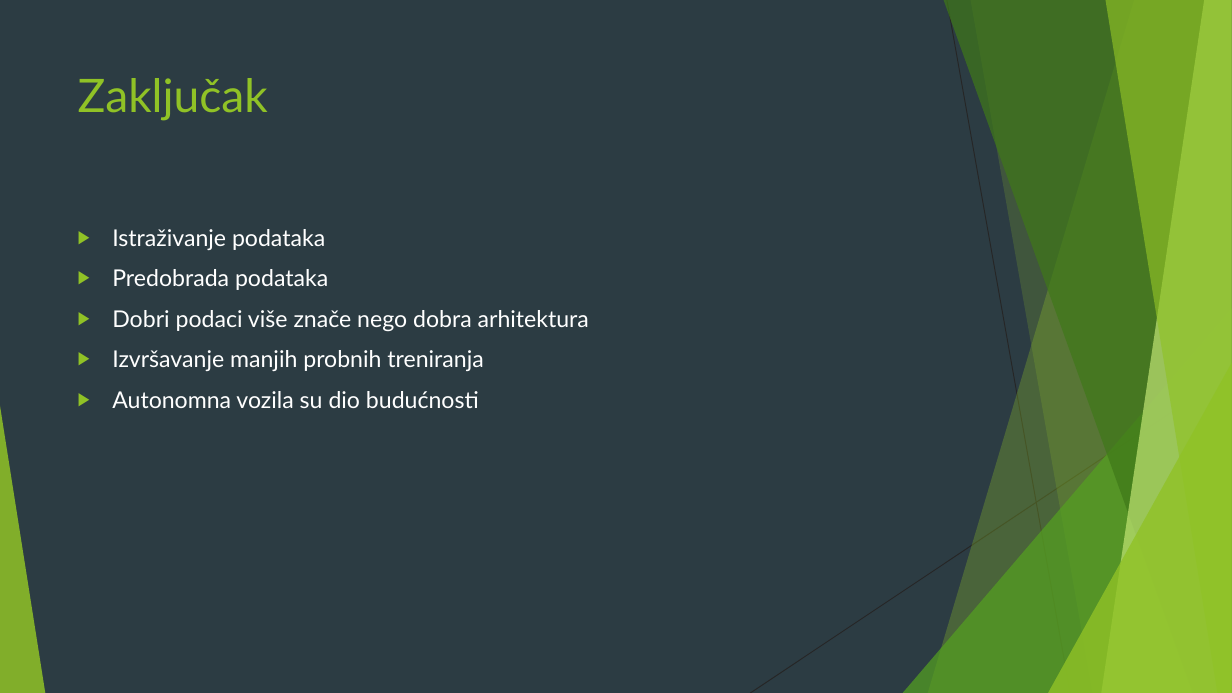
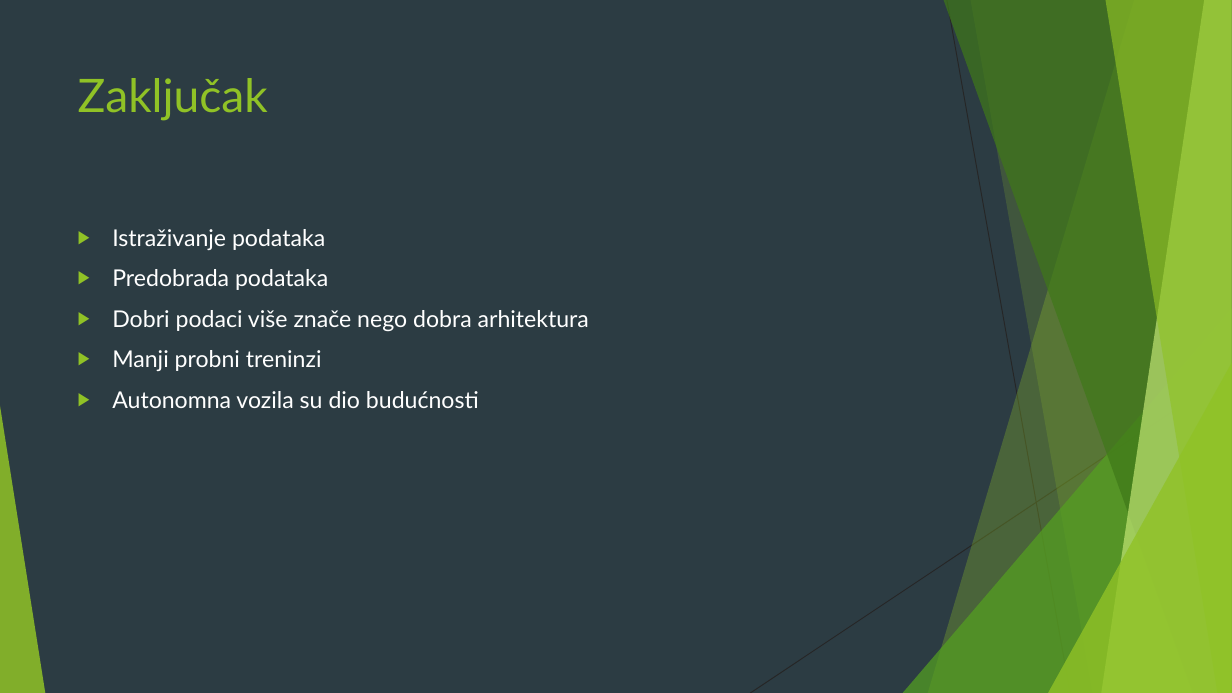
Before and after one commit to RKal-El/Diplomski, a slide deck: slide 13 of Diplmoski_Marko_Rasetina.pptx. Drawn at 1232x693 pixels with LibreOffice and Linux fonts; fonts in the diff are those of the drawing. Boxes give left, top, right and bottom in pixels: in the first picture for what was removed or moved away, otherwise in the second. Text is boxed around its words. In the diff, an @@ line names an element or a change of style, - is before the commit and + after.

```diff
--- a/Diplmoski_Marko_Rasetina.pptx
+++ b/Diplmoski_Marko_Rasetina.pptx
@@ text at <box>112,350,322,371</box>: text changed @@
-▶ Izvršavanje manjih probnih treniranja
+▶ Manji probni treninzi
```
Also in this commit, not shown: 2 other slides changed, 1 other file.
